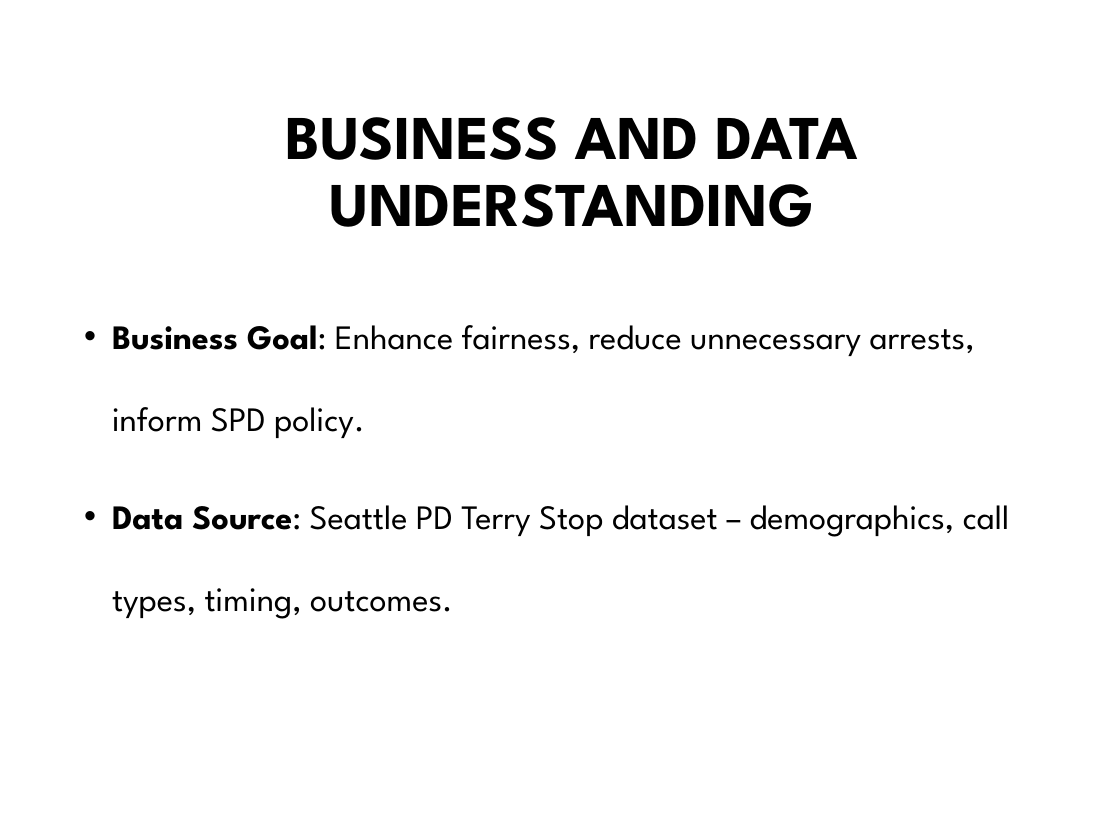
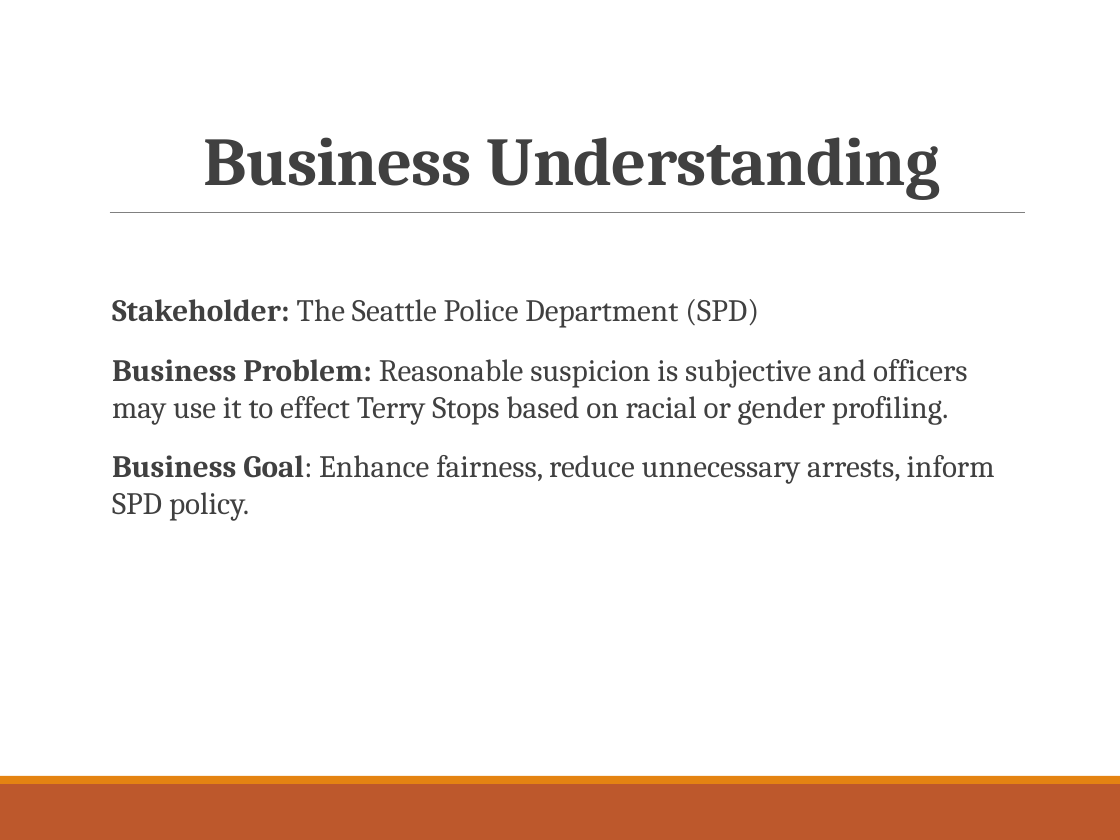
Before and after one commit to tingly-amua/Terry-Stops-Classifier, a slide deck: slide 3 of presentation.pptx. Drawn at 1120x840 pixels with LibreOffice and Linux fonts; fonts in the diff are those of the drawing; background and template pictures are left out. Boxes give left, top, right and bottom in pixels: in the first picture for what was removed or moved away, otherwise in the second. Text is boxed around its words. In the diff, an @@ line names an element or a change of style, - is before the commit and + after.

```diff
--- a/presentation.pptx
+++ b/presentation.pptx
@@ title "Business Understanding" at [203,137,940,200]: vertical alignment middle to bottom @@
@@ title at [203,137,940,200]: text changed; size 40 to 44 pt; font League Spartan to Cambria; text colour #000000 to #404040 @@
-BUSINESS AND DATA UNDERSTANDING
+Business Understanding
@@ text "Stakeholder: The Seattle Police Department ...": place and size @@
-text "Stakeholder: The Seattle Police Department ..." at [112,325,1010,619]
+text "Stakeholder: The Seattle Police Department ..." at [112,299,995,521]
@@ line added from (110, 213) to (1025, 213), #808080 0.5 pt @@
@@ text at [112,299,967,425]: paragraphs added @@
+  Stakeholder: The Seattle Police Department (SPD)
+  Business Problem: Reasonable suspicion is subjective and officers may use it to effect Terry Stops based on racial or gender profiling.
@@ text at [112,455,995,521]: size 22 to 20 pt, font League Spartan to Cambria, text colour #000000 to #404040 in "Business Goal: Enhance fairness, reduce unnecessary arrests, ..."; bullet • to  ; line spacing 2 to 1; more space between paragraphs @@
@@ text at [112,505,1010,619]: paragraph removed @@
-• Data Source: Seattle PD Terry Stop dataset – demographics, call types, timing, outcomes.
@@ rectangle added at [0,776,1120,784], fill #E48312 @@
@@ rectangle added at [0,784,1120,840], fill #BD582C @@
```
Also in this commit, not shown: 6 other slides changed, 9 slides added, 1 slide removed, 5 other files.
